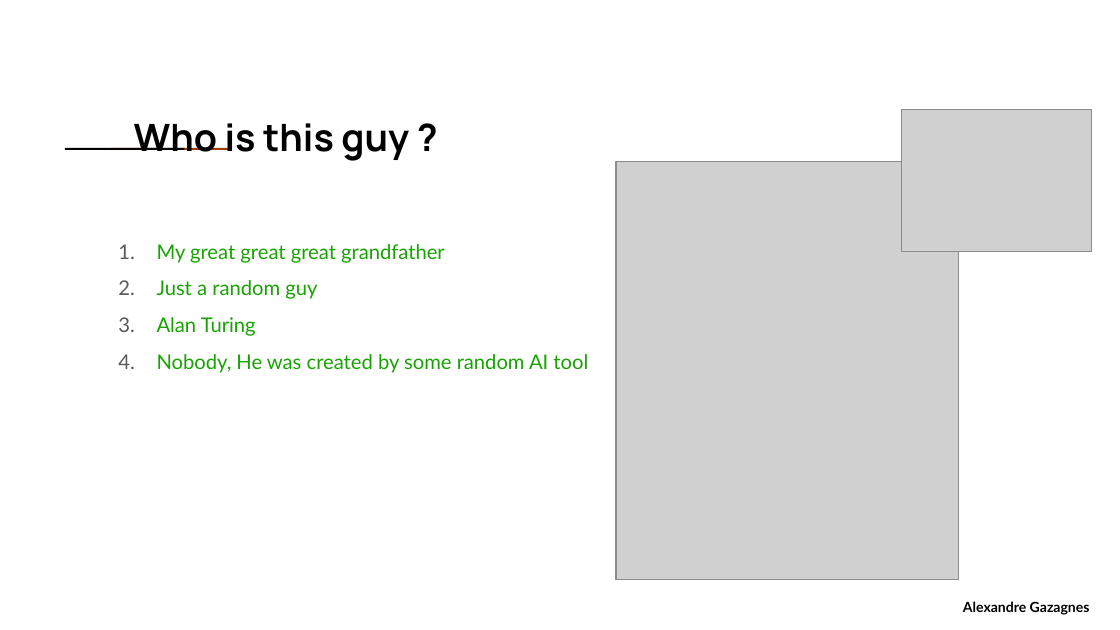
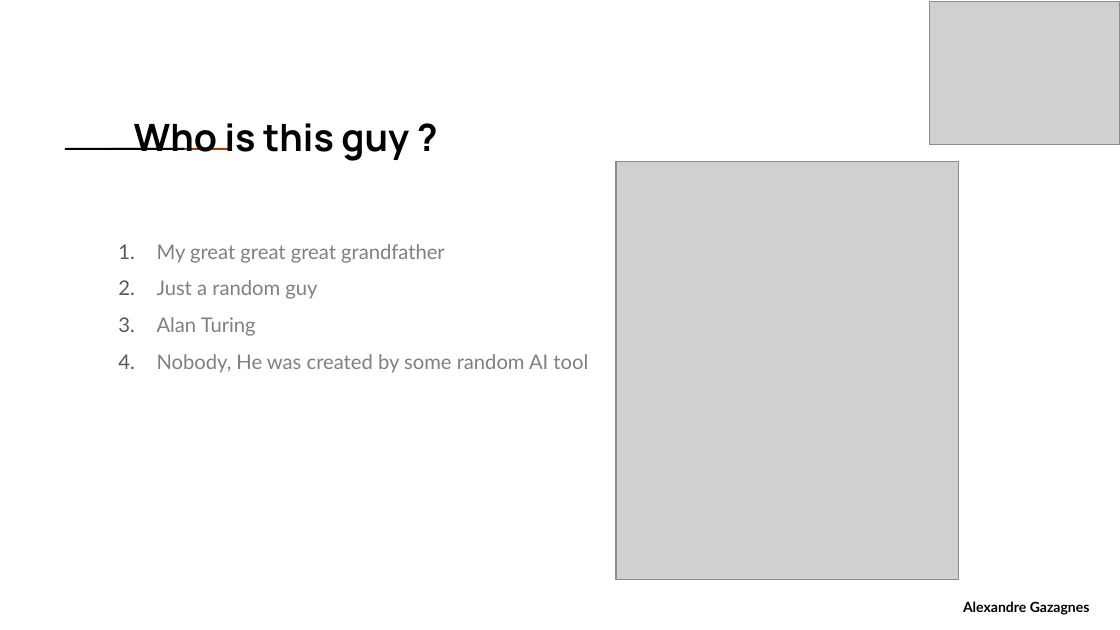
Before and after one commit to AlexandreGazagnes/CentraleSupElec-NLP-Public-Resources, a slide deck: slide 7 of sessions/01-Day/011-Morning/011-01-Presentation.pptx (slide 8 before the commit). Drawn at 1120x630 pixels with LibreOffice and Linux fonts; fonts in the diff are those of the drawing; grey boxes stand for pictures. Boxes give left, top, right and bottom in pixels: in the first picture for what was removed or moved away, otherwise in the second. Text is boxed around its words. In the diff, an @@ line names an element or a change of style, - is before the commit and + after.

```diff
--- a/sessions/01-Day/011-Morning/011-01-Presentation.pptx
+++ b/sessions/01-Day/011-Morning/011-01-Presentation.pptx
@@ picture: place and size @@
-picture at <box>902,110,1092,252</box>
+picture at <box>930,2,1120,144</box>
@@ text "My great great great grandfather" at <box>157,244,588,373</box>: text colour #18A303 to #808080 @@
```
Also in this commit, not shown: 14 other slides changed, 1 slide added, 2 slides removed, 8 other files.
